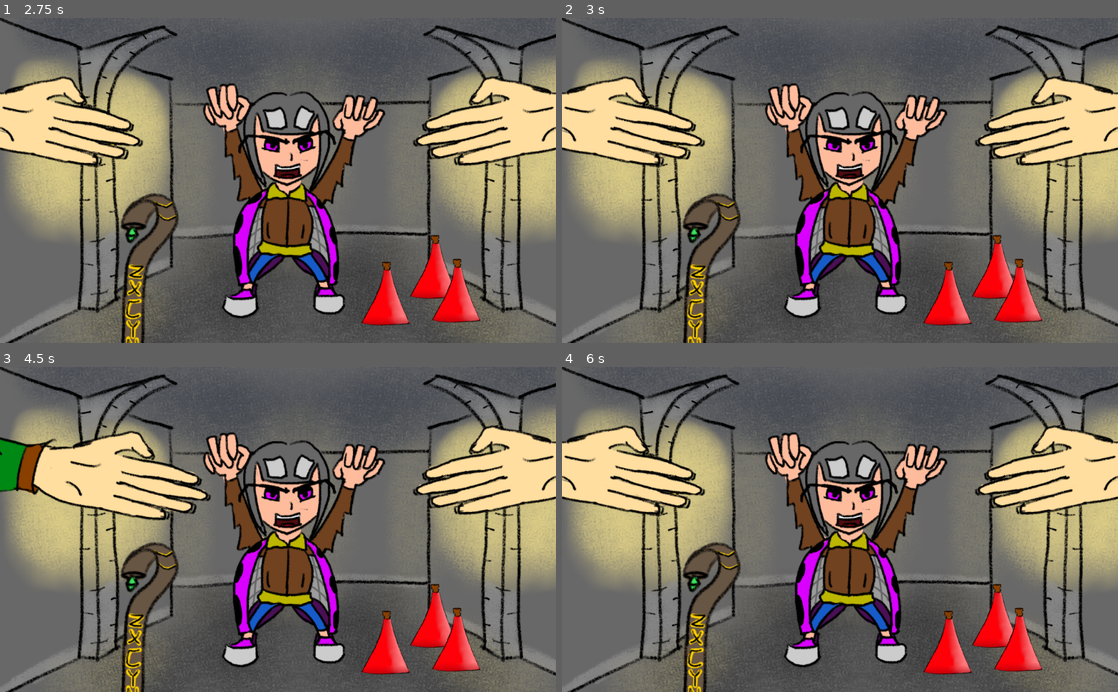
Above: before the commit, frames 1-4 (two rows, left to right).
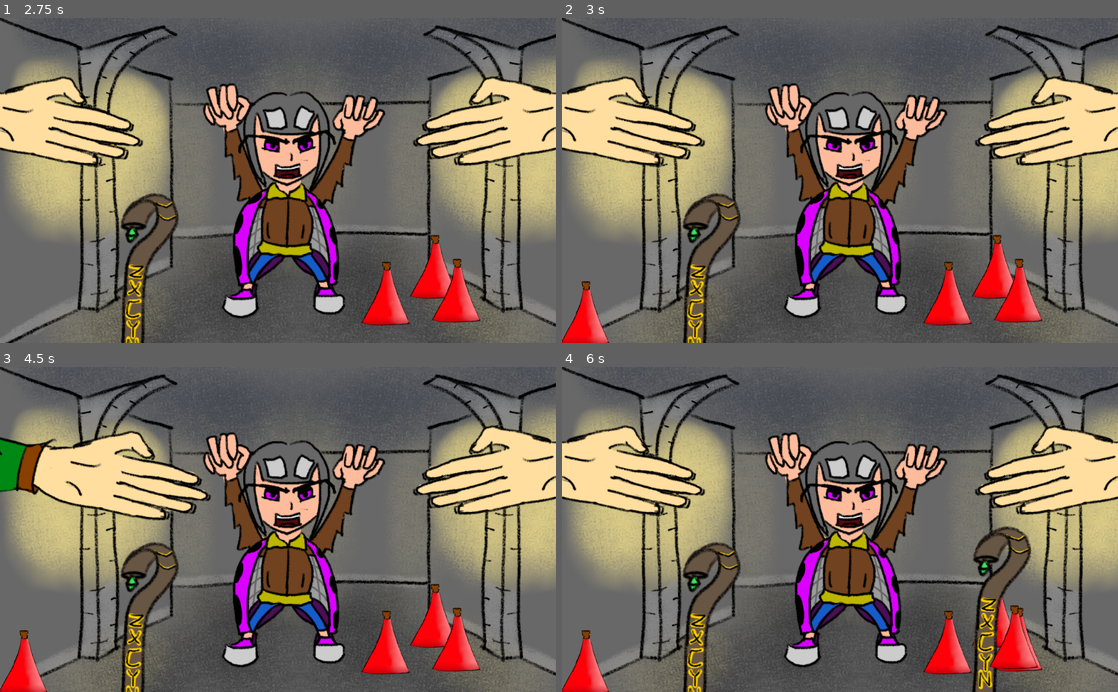
Above: after the commit, the same moments.

Repository: HumbleSolipsist/gmtk-hand-game
Game: Godot game, scene res://World.tscn
Two runs of this game, one before a commit and one after it. Both use one fixed random seed, a clock stepped at 60 frames per second and the inputs below.
Inputs (mouse positions are in pixels of both pictures, inside the frame that each line leads up to):
- Up to frame 1 (2.75 s): tap Enter at 0.5, 2 s; move the mouse to (400, 164) at 0.52 s; click (400, 164) at 0.67 s; tap Space at 1.25 s; move the mouse to (166, 196) at 1.27 s; click (166, 196) at 1.42 s; move the mouse to (333, 109) at 2.02 s; click (333, 109) at 2.17 s
- Up to frame 2 (3 s): tap Space at 2.75 s; move the mouse to (812, 245) at 2.77 s; click (812, 245) at 2.92 s
- Up to frame 3 (4.5 s): tap Enter at 3.5 s; move the mouse to (444, 578) at 3.52 s; click (444, 578) at 3.67 s; tap Space at 4.25 s; move the mouse to (111, 480) at 4.27 s; click (111, 480) at 4.42 s
- Up to frame 4 (6 s): move the mouse to (867, 529) at 5.02 s; click (867, 529) at 5.17 s; move the mouse to (756, 448) at 5.77 s; click (756, 448) at 5.92 s

Frame 1 is identical in both runs. In frame 2, 0.8% of the frame differs, in the area x 0-9%, y 80-100%; in frame 3, 0.8%; in frame 4, 3.9%, in the area x 0-86%, y 48-100%.

Commit message:
Add item spawn with time.

Diff:
--- a/World.gd
+++ b/World.gd
@@ -1,15 +1,32 @@
 extends Node2D
 
-# Declare member variables here. Examples:
-# var a = 2
-# var b = "text"
+const staff_gap = 5.0
+const potion_gap = 3.0
+
+onready var time_to_staff = staff_gap
+onready var time_to_potion = potion_gap
 
 # Called when the node enters the scene tree for the first time.
 func _ready():
-	#$inventory.add($potion)
 	randomize()
 	pass
 
-# Called every frame. 'delta' is the elapsed time since the previous frame.
-#func _process(delta):
-#	pass
+func make_new_item(path):
+	var new_item = load(path).instance()
+	self.add_child(new_item)
+
+	var itemx = rand_range(0, 1024)
+	var itemy = rand_range(550, 550 - (sin(PI * itemx/1024) * 100))
+	new_item.position = Vector2(itemx, itemy)
+
+	return new_item
+
+func _physics_process(delta):
+	time_to_potion -= delta
+	time_to_staff -= delta
+	if (time_to_potion <= 0):
+		time_to_potion += potion_gap
+		self.make_new_item("res://potion.tscn")
+	if (time_to_staff <= 0):
+		time_to_staff += potion_gap
+		var item = self.make_new_item("res://staff.tscn")
--- a/potion.tscn
+++ b/potion.tscn
@@ -17,6 +17,7 @@
 
 [node name="potion" type="Area2D"]
 editor/display_folded = true
+position = Vector2( 0, -30 )
 scale = Vector2( 0.5, 0.5 )
 z_index = 1
 script = ExtResource( 1 )
--- a/staff.tscn
+++ b/staff.tscn
@@ -13,7 +13,7 @@
 radius = 63.0942
 
 [node name="staff" type="Area2D"]
-editor/display_folded = true
+position = Vector2( 0, 50 )
 z_index = 1
 script = ExtResource( 1 )
 
Not shown, added: assets/sounds/josepharaoh99_game_die.wav.import
